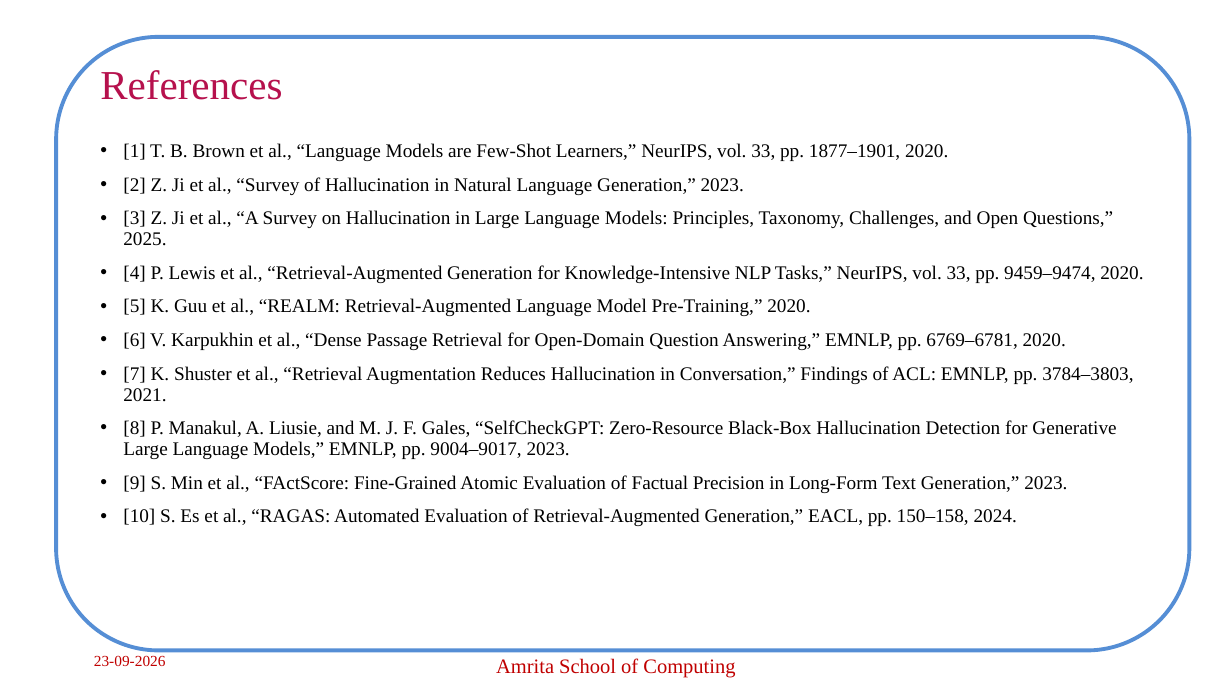
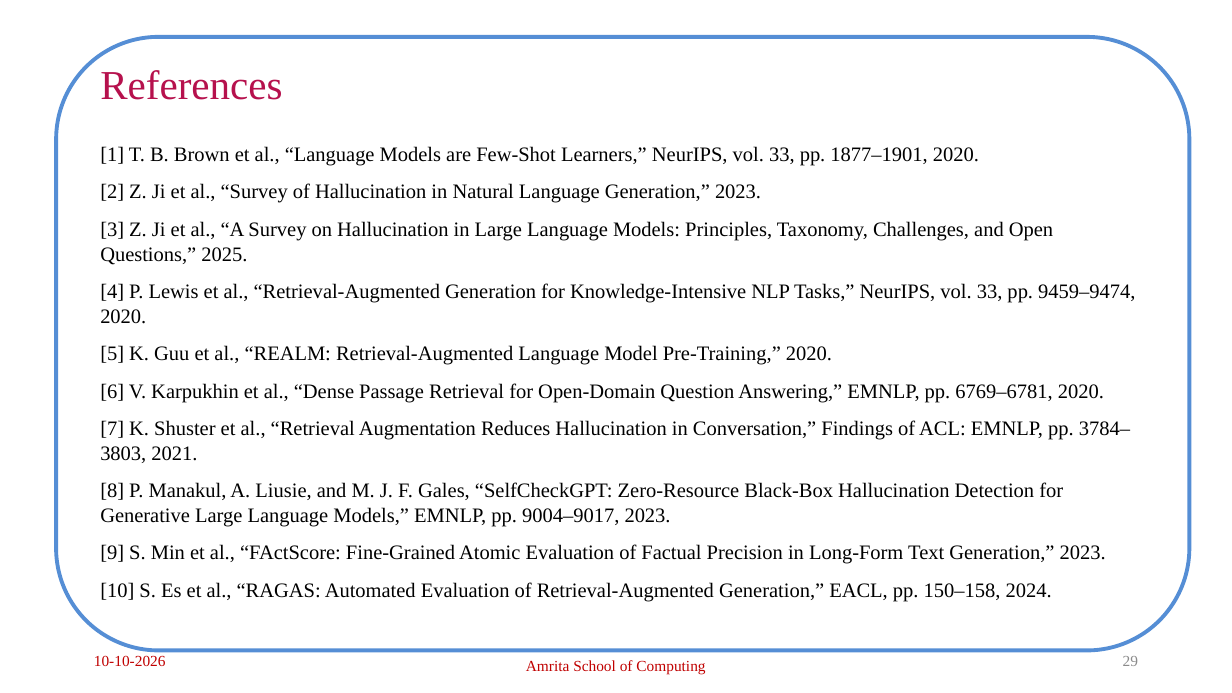
Before and after one commit to archabiju/hallucination-control-rag, a slide deck: slide 29 of presentations/Panel_Review2_CB.SC.P2CSE25001.pptx (slide 15 before the commit). Drawn at 1232x693 pixels with LibreOffice and Linux fonts; fonts in the diff are those of the drawing; background and template pictures are left out. Boxes give left, top, right and bottom in pixels: in the first picture for what was removed or moved away, otherwise in the second. Text is boxed around its words. In the diff, an @@ line names an element or a change of style, - is before the commit and + after.

```diff
--- a/presentations/Panel_Review2_CB.SC.P2CSE25001.pptx
+++ b/presentations/Panel_Review2_CB.SC.P2CSE25001.pptx
@@ text "[1] T. B. Brown et ..." at [100,146,1135,602]: size 15 to 16 pt; bullet • to none; line spacing 0.9 to 1 @@
@@ text at [94,655,166,666]: text changed @@
-23-09-2026
+10-10-2026
@@ text "Amrita School of Computing" at [526,660,705,674]: size 16 to 12 pt @@
@@ page number added at [1123,656,1138,666], 12 pt, text #8C8C8C @@
+29
```
Also in this commit, not shown: 14 other slides changed, 17 slides added, 2 slides removed, 52 other files.
